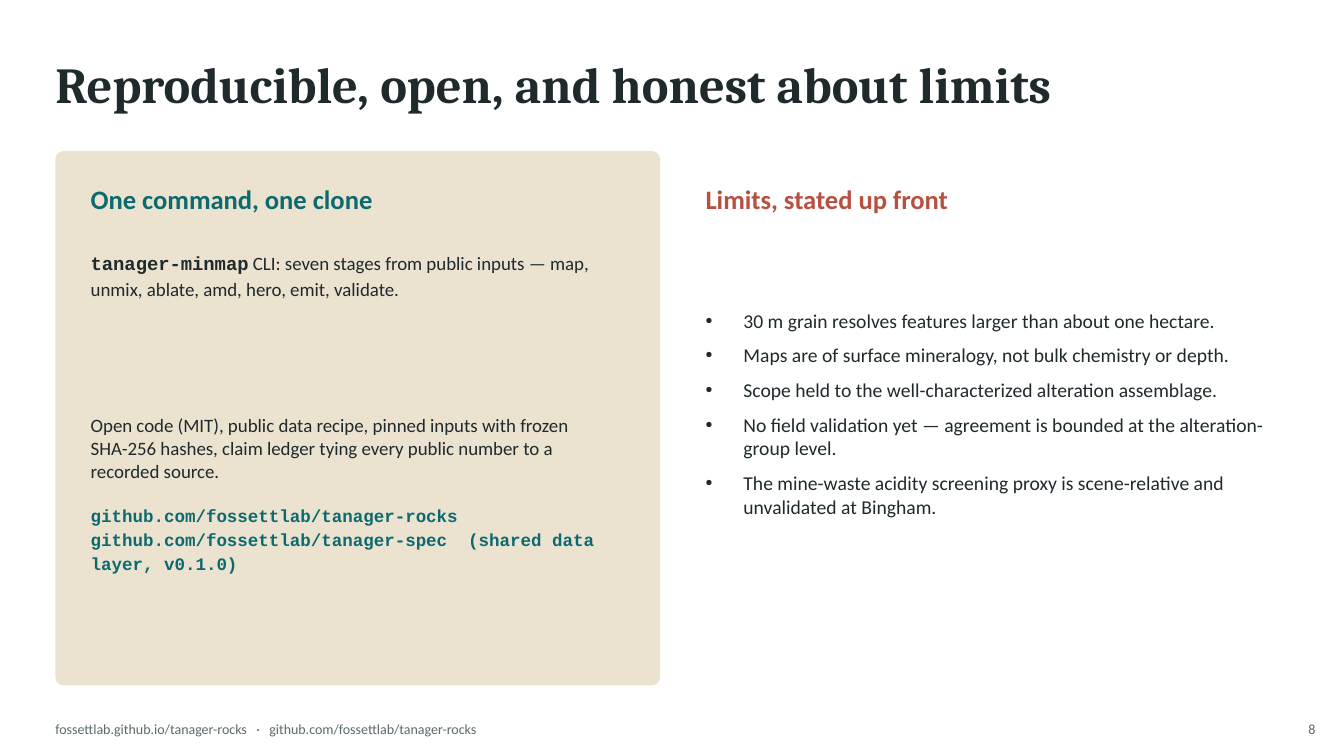
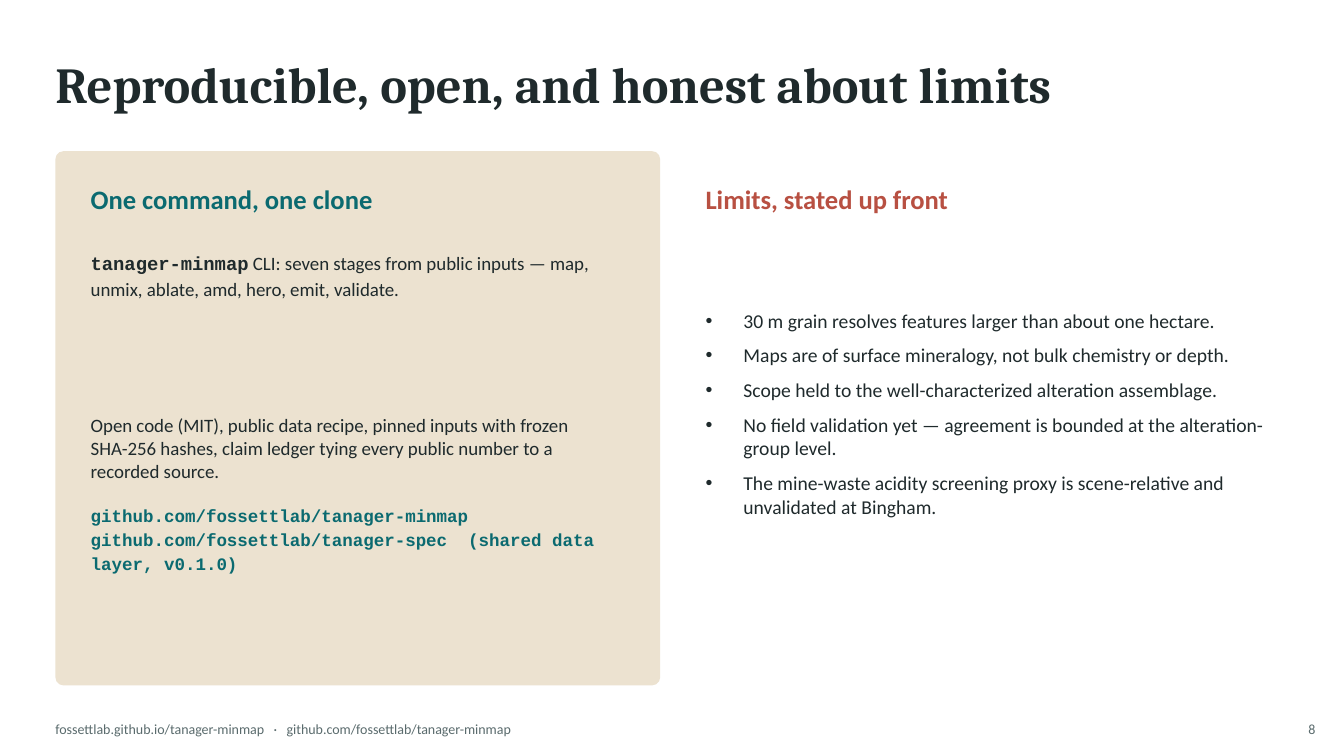
Before and after one commit to fossettlab/tanager-minmap, a slide deck: slide 8 of submission/tanager_minmap_deck.pptx. Drawn at 1344x756 pixels with LibreOffice and Linux fonts; fonts in the diff are those of the drawing. Boxes give left, top, right and bottom in pixels: in the first picture for what was removed or moved away, otherwise in the second. Text is boxed around its words. In the diff, an @@ line names an element or a change of style, - is before the commit and + after.

Commit message:
Rebuild the deck and memo under the tanager-minmap name

```diff
--- a/submission/tanager_minmap_deck.pptx
+++ b/submission/tanager_minmap_deck.pptx
@@ text at <box>91,418,594,574</box>: text changed @@
-Open code (MIT), public data recipe, pinned inputs with frozen SHA-256 hashes, claim ledger tying every public number to a recorded source.
-github.com/fossettlab/tanager-rocks
-github.com/fossettlab/tanager-spec (shared data layer, v0.1.0)
+Open code (MIT), public data recipe, pinned inputs with frozen SHA-256 hashes, claim ledger tying every public number to a recorded source.
+github.com/fossettlab/tanager-minmap
+github.com/fossettlab/tanager-spec (shared data layer, v0.1.0)
@@ text at <box>55,724,511,737</box>: text changed @@
-fossettlab.github.io/tanager-rocks · github.com/fossettlab/tanager-rocks
+fossettlab.github.io/tanager-minmap · github.com/fossettlab/tanager-minmap
```
Also in this commit, not shown: 8 other slides changed, 1 other file.
